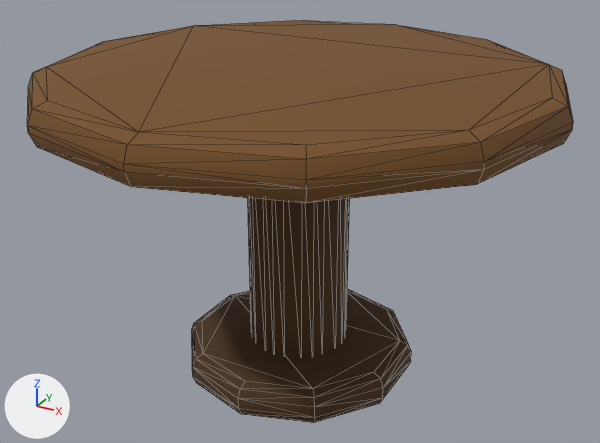
An edit to the glTF model assets/3d/final/prop_table.glb, drawn before and after from the same camera.
Camera for both pictures: a 50 mm lens placed at (0.618, -1.12, 0.832), pointed at (0.001, 0.002, 0.271). Arrows for +X, +Y and +Z are at lower left; the lights stay in place. The picture after the commit comes second. Mesh edges are drawn as thin lines.

The older version as bpy lines, for what is in view:
```python
mat_wood = principled_material('wood')
mat_wood.base_color = (0.181, 0.0802, 0.0194)  # brown #765026
mat_wood.roughness = 0.93
me_cylinder_058 = bpy.data.meshes.new('Cylinder.058')
me_cylinder_058.from_pydata(...)  # 72 vertices, 140 faces; spans x -0.42..0.42, y -0.42..0.42, z -0.035..0.035
me_cylinder_058.materials.append(mat_wood)  # brown #765026
me_cylinder_059 = bpy.data.meshes.new('Cylinder.059')
me_cylinder_059.from_pydata(...)  # 112 vertices, 220 faces; spans x -0.087..0.086, y -0.087..0.087, z -0.24..0.24
me_cylinder_059.materials.append(mat_dark_wood)  # brown #4c3318
me_cylinder_060 = bpy.data.meshes.new('Cylinder.060')
me_cylinder_060.from_pydata(...)  # 60 vertices, 116 faces; spans x -0.19..0.19, y -0.2..0.2, z -0.03..0.03
me_cylinder_060.materials.append(mat_dark_wood)  # brown #4c3318
ob_table_base = bpy.data.objects.new('table_base', me_cylinder_060)
ob_table_base.location = (0.0, 0.0, 0.03)
ob_table_leg = bpy.data.objects.new('table_leg', me_cylinder_059)
ob_table_leg.location = (0.0, 0.0, 0.24)
ob_table_top = bpy.data.objects.new('table_top', me_cylinder_058)
ob_table_top.location = (0.0, 0.0, 0.5)
```
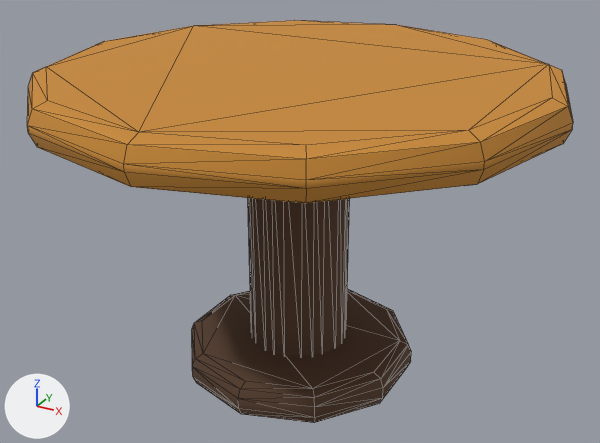
Where the change shows, as pixel boxes (x1, y1, x2, y2) in the pictures (600 x 443 px):
'table_top', recoloured (brown to orange)
    both: (27, 20, 573, 203)

The change in detail:
Material 'wood' (mat_wood) changes colour from brown #765026 to orange #c98a36; in linear values from (0.181, 0.0802, 0.0194) to (0.584, 0.254, 0.0369).
